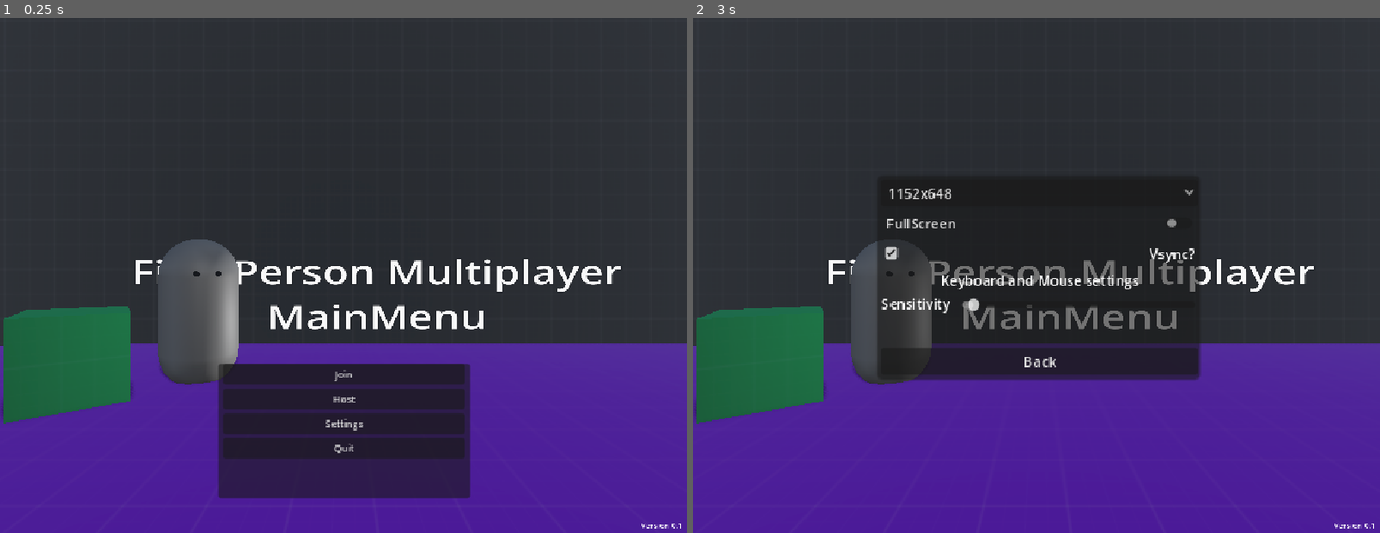
Above: before the commit, frames 1-2 (left to right).
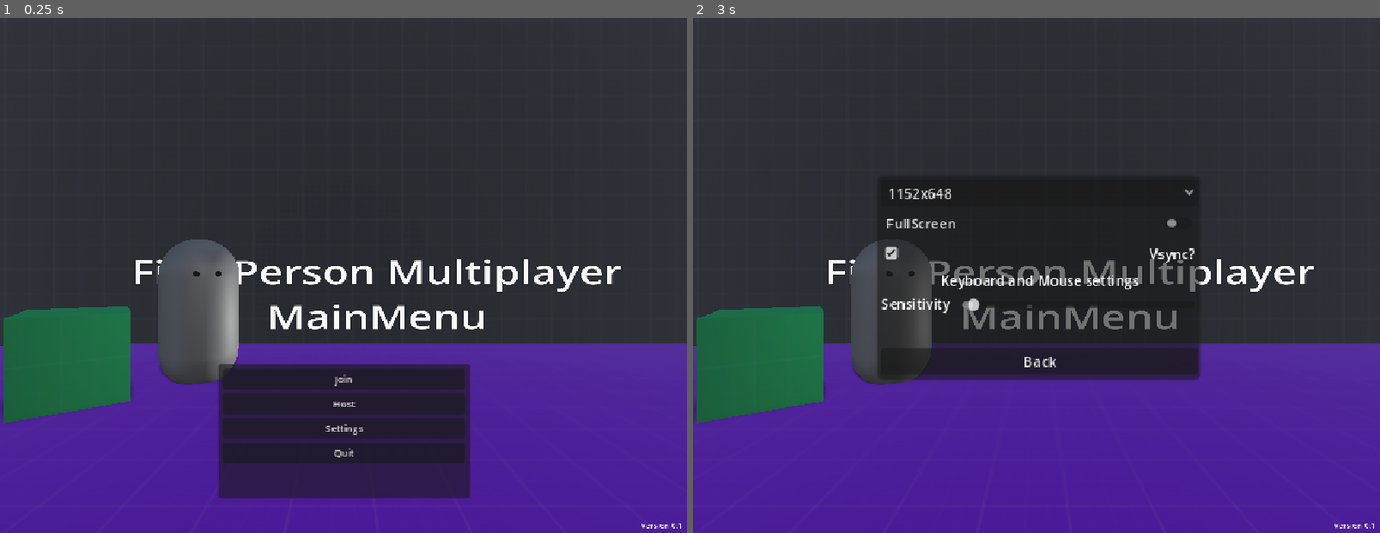
Above: after the commit, the same moments.

Repository: TheSophisticated/FindersKeepers-CSES
Game: Godot game, scene res://MainMenu/MainMenu.tscn
Two runs of this game, one before a commit and one after it. Both use one fixed random seed, a clock stepped at 60 frames per second and the inputs below.
Inputs (mouse positions are in pixels of both pictures, inside the frame that each line leads up to):
- Up to frame 1 (0.25 s): no input
- Up to frame 2 (3 s): tap Enter at 0.5 s; move the mouse to (1187, 249) at 0.52 s; hold D (move_right) 0.53-1.25 s; hold Shift (sprint) 0.53-1.25 s; tap Space (jump) at 0.77 s; click "Host" at 1.25 s; click "Join" at 2 s; click "Settings" at 2.75 s

The runs differ from the first frame. In frame 1, 2.3% of the frame differs, in the area x 32-68%, y 67-87%; in frame 2, nothing differs.

Commit message:
minor ui fix

Diff:
--- a/MainMenu/MainMenu.tscn
+++ b/MainMenu/MainMenu.tscn
@@ -163,8 +163,9 @@
 anchor_left = 0.5
 anchor_right = 0.5
 offset_left = -127.5
+offset_top = 4.675873
 offset_right = 127.5
-offset_bottom = 255.0
+offset_bottom = 134.98749
 grow_horizontal = 2
 
 [node name="Join" type="Button" parent="MainMenu/MenuPanel/VBoxContainer" unique_id=709027244]
